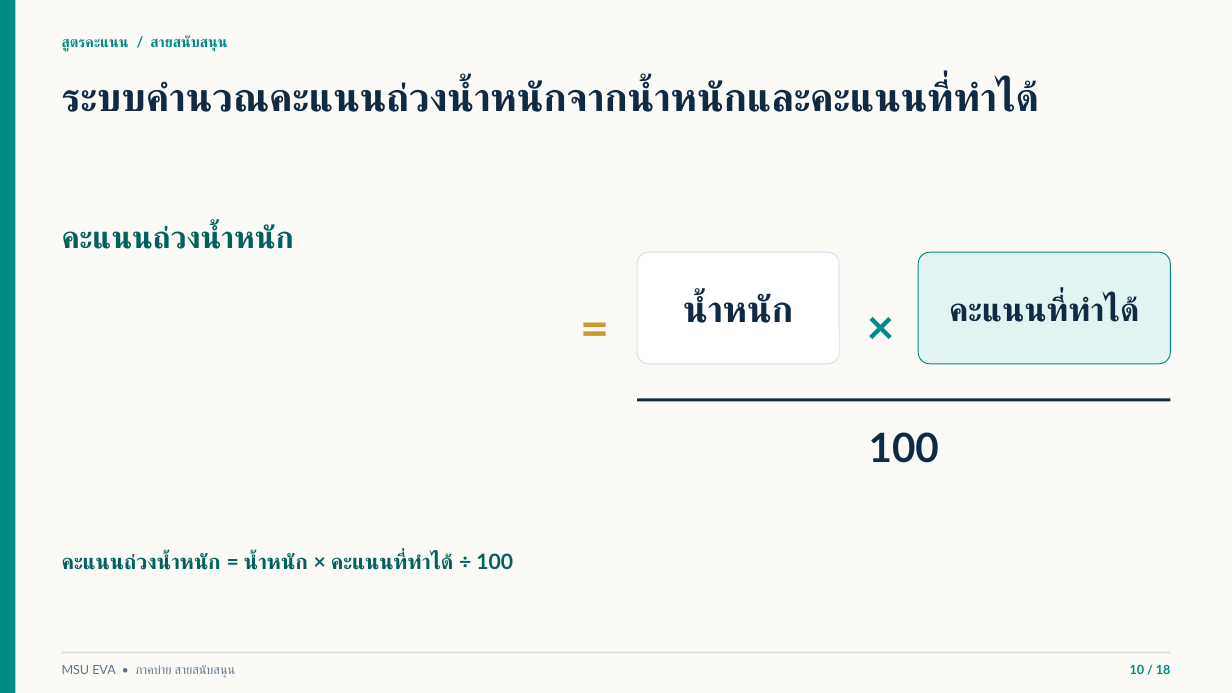
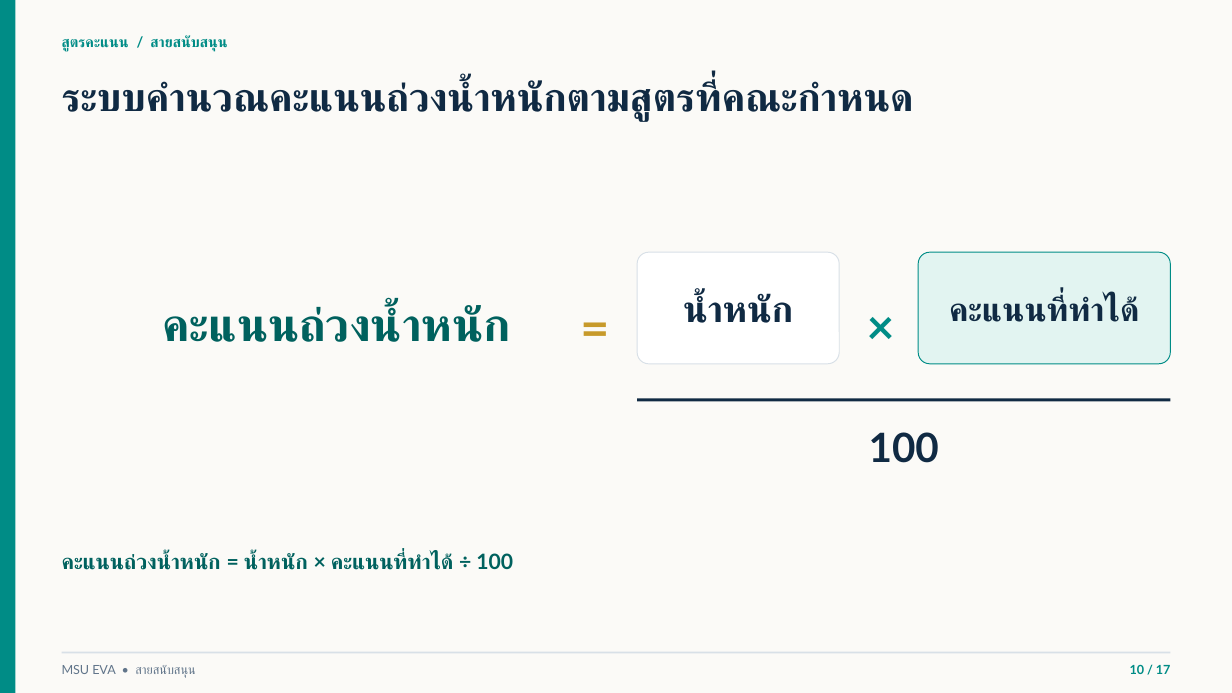
Before and after one commit to issenkku/issenkku-msu_eva-pass2, a slide deck: slide 10 of docs/MSU-EVA-อบรมสายสนับสนุน-ฉบับวิทยากร.pptx. Drawn at 1232x693 pixels with LibreOffice and Linux fonts; fonts in the diff are those of the drawing; background and template pictures are left out. Boxes give left, top, right and bottom in pixels: in the first picture for what was removed or moved away, otherwise in the second. Text is boxed around its words. In the diff, an @@ line names an element or a change of style, - is before the commit and + after.

```diff
--- a/docs/MSU-EVA-อบรมสายสนับสนุน-ฉบับวิทยากร.pptx
+++ b/docs/MSU-EVA-อบรมสายสนับสนุน-ฉบับวิทยากร.pptx
@@ text at (62,79,913,121): text changed @@
-ระบบคำนวณคะแนนถ่วงน้ำหนักจากน้ำหนักและคะแนนที่ทำได้
+ระบบคำนวณคะแนนถ่วงน้ำหนักตามสูตรที่คณะกำหนด
@@ text "คะแนนถ่วงน้ำหนัก": place and size @@
-text "คะแนนถ่วงน้ำหนัก" at (62,224,294,249)
+text "คะแนนถ่วงน้ำหนัก" at (162,305,510,342)
@@ text "คะแนนถ่วงน้ำหนัก" at (162,305,510,342): size 24 to 36 pt @@
@@ text at (62,665,196,678): text changed @@
-MSU EVA • ภาคบ่าย สายสนับสนุน
+MSU EVA • สายสนับสนุน
@@ text at (1130,664,1171,674): text changed @@
-10 / 18
+10 / 17
```
Also in this commit, not shown: 16 other slides changed, 1 slide removed, 8 other files.
